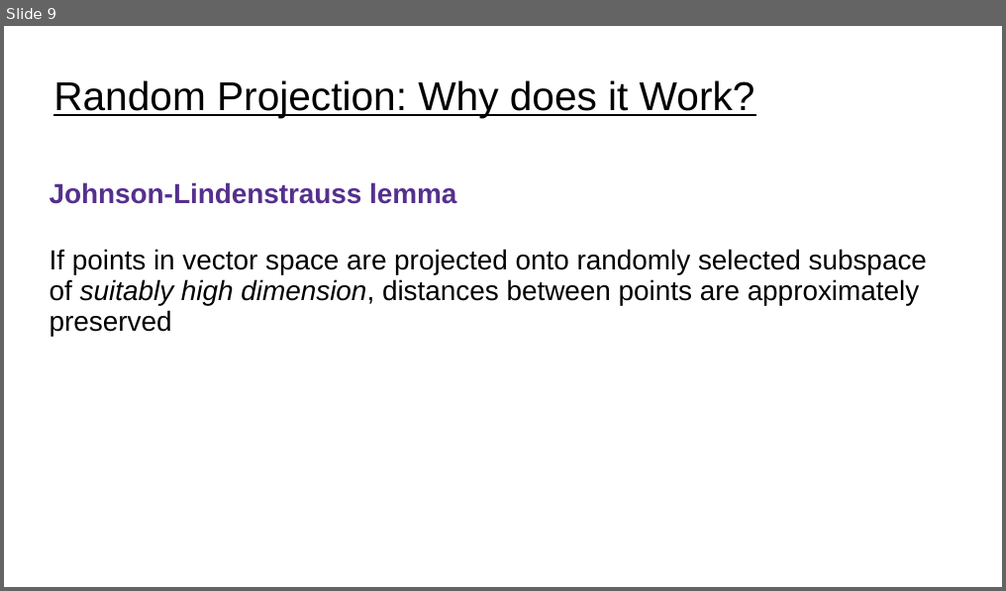
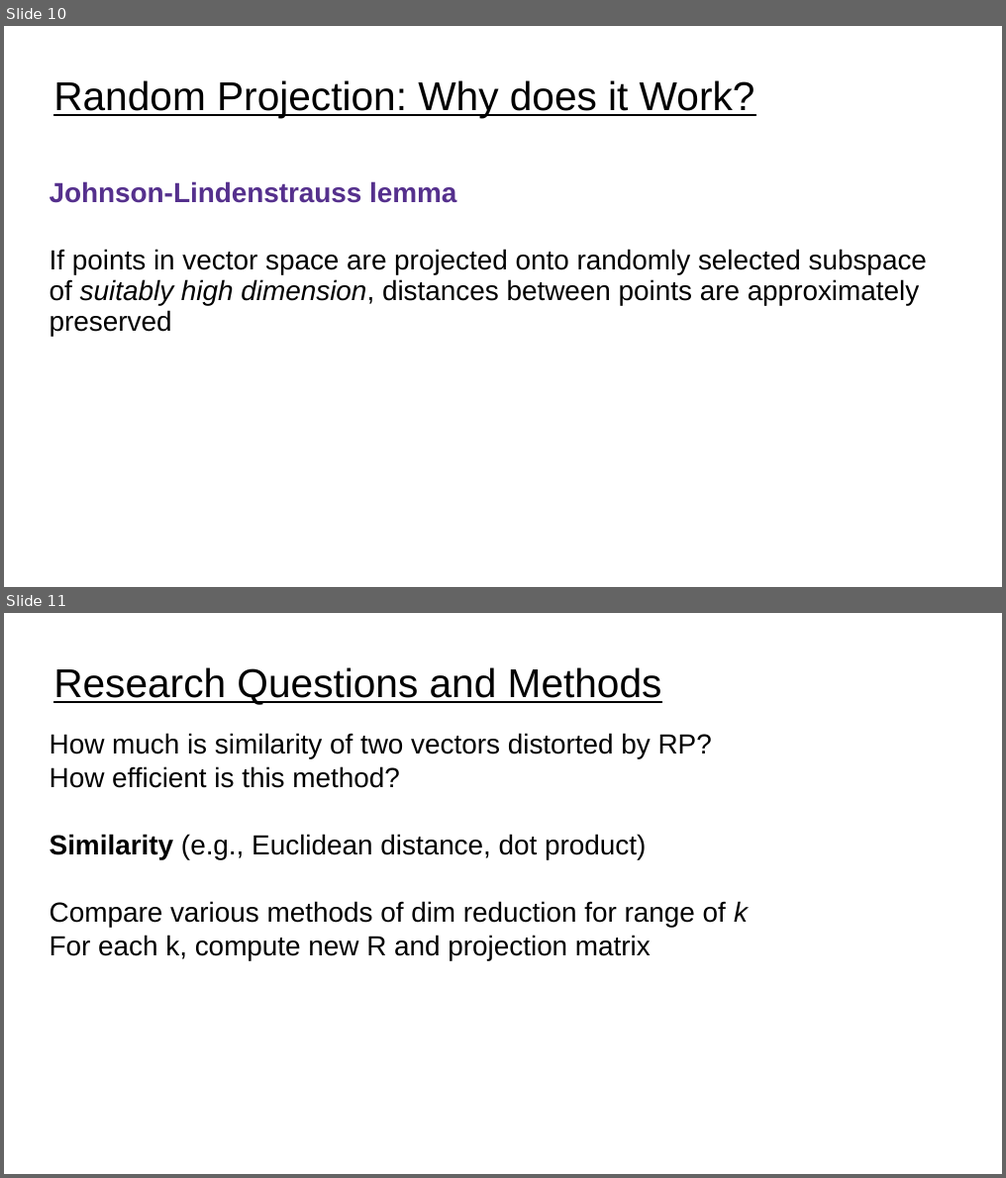
Before and after one commit to UVADS/distributed_computing, a slide deck: 12_vector_store/random_projection.ppt. Shown one above the other, each under a label of ours: slide 9 before the commit, slides 10 and 11 after it. The pictures are 1006x591 and 1006x1178 pixels, drawn with LibreOffice and Linux fonts; fonts in the diff are those of the drawing. Boxes give left, top, right and bottom in pixels: in the first picture for what was removed or moved away, otherwise in the second. Text is boxed around its words. In the diff, an @@ line names an element or a change of style, - is before the commit and + after.

Commit message:
added to random projection slides, added agenda

```diff
--- a/12_vector_store/random_projection.ppt
+++ b/12_vector_store/random_projection.ppt
@@ slide 11 added at bbox=[4, 613, 1002, 1174], background #FFFFFF @@
@@ title added at bbox=[54, 667, 662, 705], 32 pt, text #000000, underline @@
+Research Questions and Methods
@@ subtitle added at bbox=[50, 733, 747, 960], 22 pt, text #000000 @@
+How much is similarity of two vectors distorted by RP?
+How efficient is this method?
+Similarity (e.g., Euclidean distance, dot product)
+Compare various methods of dim reduction for range of k
+For each k, compute new R and projection matrix
@@ what was slide 9 is now slide 10 @@
```
Also in this commit, not shown: 7 slides changed, 4 other slides added, 3 other files.
